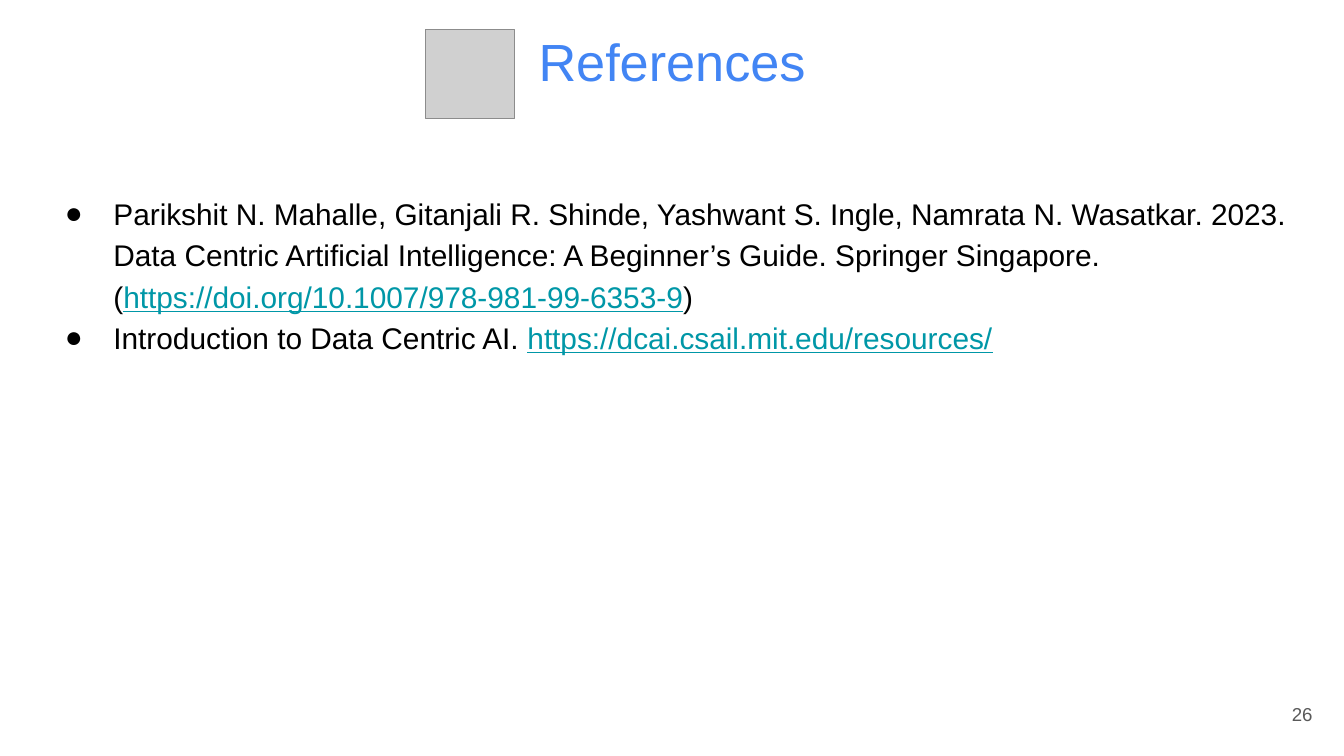
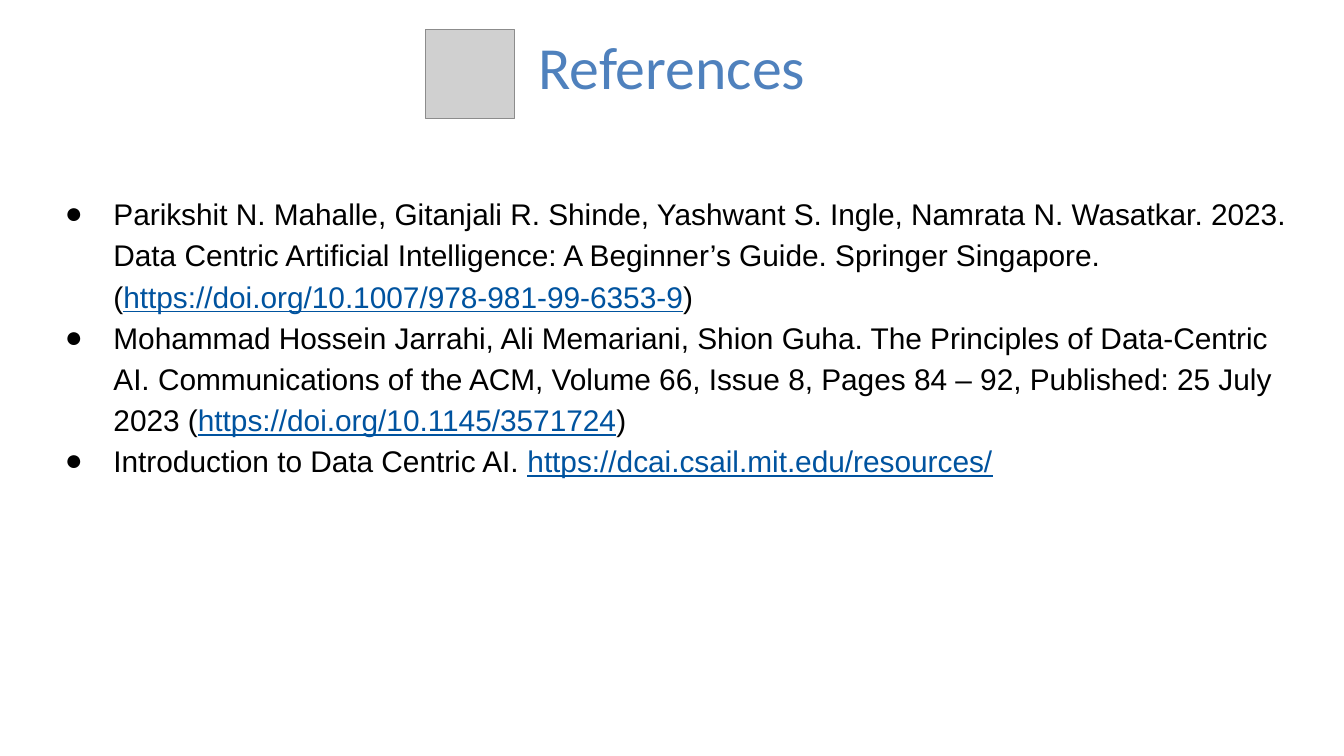
Before and after one commit to udel-cbcb/NIGMS-Sandbox-UD, a slide deck: slide 9 of Submodule_2/Lectures/Submodule_2_Lecture_3_Data_Centric_AI_ML.pptx (slide 26 before the commit). Drawn at 1344x756 pixels with LibreOffice and Linux fonts; fonts in the diff are those of the drawing; grey boxes stand for pictures; background and template pictures are left out. Boxes give left, top, right and bottom in pixels: in the first picture for what was removed or moved away, otherwise in the second. Text is boxed around its words. In the diff, an @@ line names an element or a change of style, - is before the commit and + after.

```diff
--- a/Submodule_2/Lectures/Submodule_2_Lecture_3_Data_Centric_AI_ML.pptx
+++ b/Submodule_2/Lectures/Submodule_2_Lecture_3_Data_Centric_AI_ML.pptx
@@ title "References" at [539, 48, 806, 90]: size 28 to 32 pt, font Arial to Calibri, text colour #4285F4 to #4F81BD @@
@@ text at [113, 203, 1286, 478]: text colour #0097A7 to #00539F in "(https://doi.org/10.1007/978-981-99-6353-9)", "https://dcai.csail.mit.edu/resources/" @@
@@ text at [113, 327, 1271, 437]: paragraph added @@
+● Mohammad Hossein Jarrahi, Ali Memariani, Shion Guha. The Principles of Data-Centric AI. Communications of the ACM, Volume 66, Issue 8, Pages 84 – 92, Published: 25 July 2023 (https://doi.org/10.1145/3571724)
@@ page number removed at [1292, 708, 1313, 721] @@
-26
```
Also in this commit, not shown: 4 other slides changed, 4 slides added, 21 slides removed, 3 other files.
